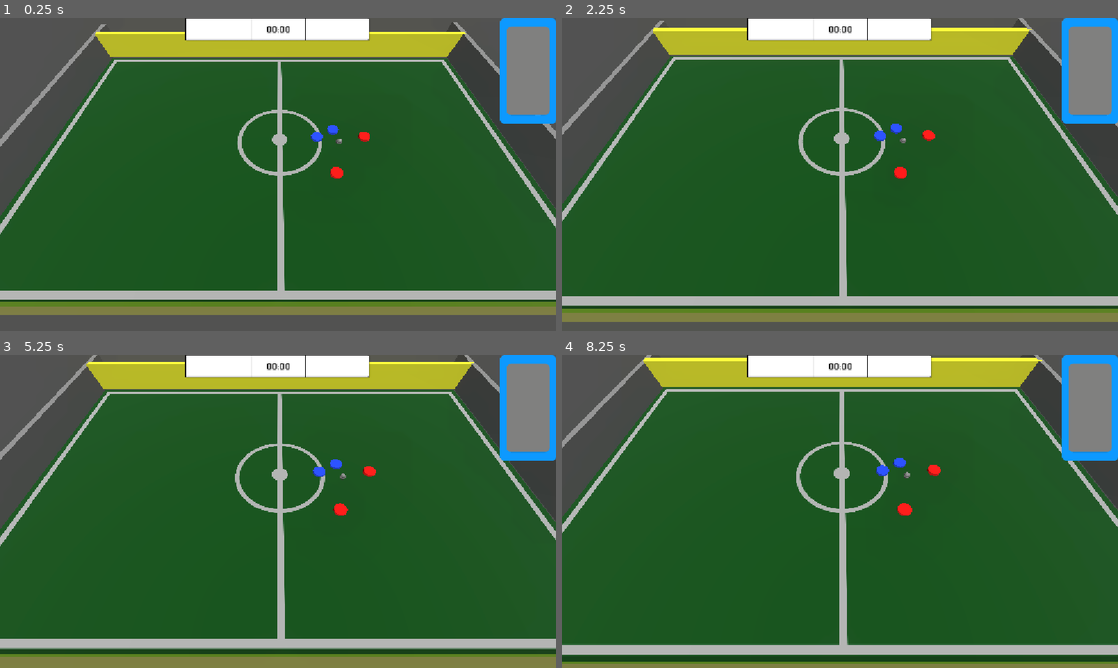
Above: before the commit, frames 1-4 (two rows, left to right).
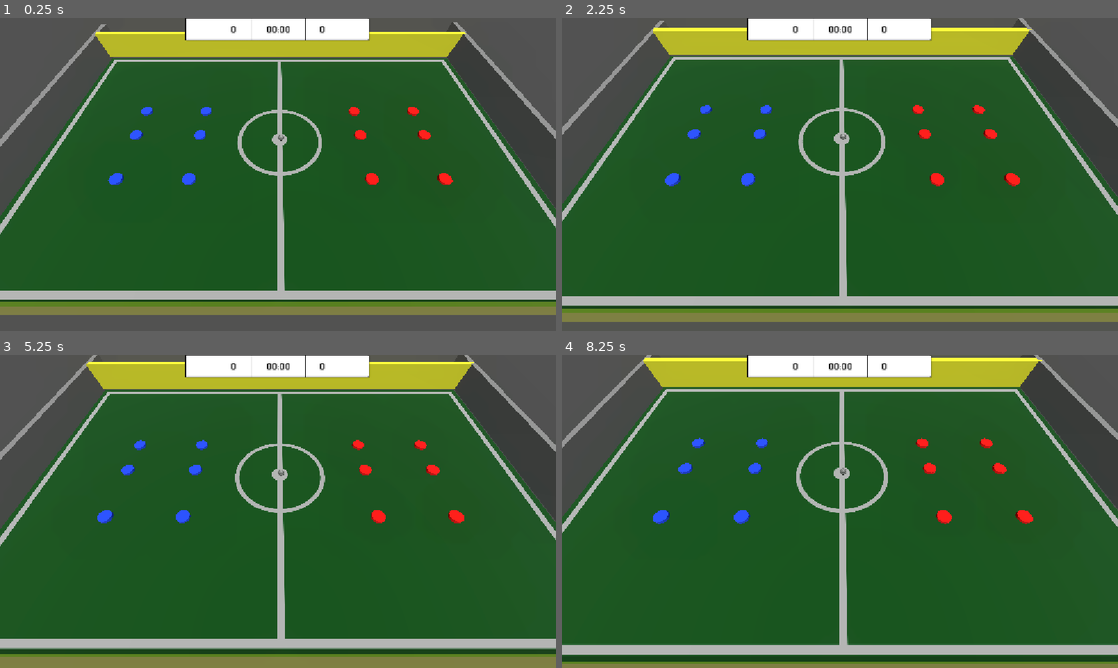
Above: after the commit, the same moments.

Repository: NevenIlincic/Disky_Football
Game: Godot game, scene res://Scenes/Test_Scene.tscn
Two runs of this game, one before a commit and one after it. Both use one fixed random seed, a clock stepped at 60 frames per second and the inputs below.
Inputs (mouse positions are in pixels of both pictures, inside the frame that each line leads up to):
- Up to frame 1 (0.25 s): no input
- Up to frame 2 (2.25 s): tap Enter at 0.5, 2 s; move the mouse to (962, 158) at 0.52 s; hold Right mouse button (camera_drag) 0.53-1.25 s; click (962, 158) at 0.67 s; tap Space at 1.25 s; drag from (728, 190) to (812, 237) at 1.27 s; move the mouse to (895, 105) at 2.02 s; tap Mouse wheel up (zoom_in) at 2.1 s; click (895, 105) at 2.17 s
- Up to frame 3 (5.25 s): tap Space at 2.75, 4.25 s; drag from (250, 574) to (111, 464) at 2.77 s; tap Enter at 3.5 s; move the mouse to (444, 558) at 3.52 s; hold Right mouse button (camera_drag) 3.53-4.25 s; click (444, 558) at 3.67 s; drag from (111, 464) to (194, 433) at 4.27 s; move the mouse to (305, 511) at 5.02 s; tap Mouse wheel up (zoom_in) at 5.1 s; click (305, 511) at 5.17 s
- Up to frame 4 (8.25 s): drag from (756, 433) to (728, 527) at 5.77 s; move the mouse to (962, 495) at 6.52 s; hold Right mouse button (camera_drag) 6.53-7.25 s; click (962, 495) at 6.67 s; drag from (728, 527) to (812, 574) at 7.27 s; move the mouse to (895, 442) at 8.02 s; tap Mouse wheel up (zoom_in) at 8.1 s; click (895, 442) at 8.17 s

The runs differ from the first frame. In frame 1, 4.3% of the frame differs, in the area x 19-100%, y 0-54%; in frame 2, 4.3%; in frame 3, 4.3%; in frame 4, 4.4%, in the area x 16-100%, y 0-54%.

Commit message:
[ADD] Scoring goals

Diff:
--- a/Scenes/Enemy/enemy.gd
+++ b/Scenes/Enemy/enemy.gd
@@ -18,6 +18,8 @@
 var settle_timer: float = 0.0
 
 var enemy_id: String
+
+var spawn_position: Vector3 = Vector3.ZERO
 
 func _ready() -> void:
 	enemy_id = str(Time.get_ticks_usec(),"_", randi())
@@ -55,3 +57,8 @@
 func _on_shooting_area_body_exited(body: Node3D) -> void:
 	if body is Ball:
 		is_ball_in_range = false
+
+func respawn_entity():
+	linear_velocity = Vector3.ZERO
+	angular_velocity = Vector3.ZERO
+	global_position = spawn_position
--- a/Scenes/Player/player.gd
+++ b/Scenes/Player/player.gd
@@ -25,6 +25,9 @@
 
 var move_state: MoveState = MoveState.IDLE
 var settle_timer: float = 0.0
+
+var spawn_position: Vector3 = Vector3.ZERO
+
 
 func _ready() -> void:
 	player_id = str(Time.get_ticks_usec(),"_", randi())
@@ -92,3 +95,8 @@
 func _on_shooting_area_body_exited(body: Node3D) -> void:
 	if body is Ball:
 		is_ball_in_range = false
+
+func respawn_entity():
+	linear_velocity = Vector3.ZERO
+	angular_velocity = Vector3.ZERO
+	global_position = spawn_position
--- /dev/null
+++ b/Scenes/Spawn_Points/Spawn_Point.tscn
@@ -0,0 +1,3 @@
+[gd_scene format=3 uid="uid://dy21s44mql3hn"]
+
+[node name="SpawnPoint" type="Marker3D" unique_id=479395819]
--- a/Scenes/Test_Scene.tscn
+++ b/Scenes/Test_Scene.tscn
@@ -122,6 +122,11 @@
 material = SubResource("StandardMaterial3D_jjc5n")
 orientation = 1
 
+[sub_resource type="BoxShape3D" id="BoxShape3D_moqms"]
+size = Vector3(25, 1, 25)
+
+[sub_resource type="BoxMesh" id="BoxMesh_fhwqp"]
+
 [node name="TestScene" type="Node3D" unique_id=289572320]
 script = ExtResource("1_4ms0o")
 
@@ -187,6 +192,7 @@
 stretch_mode = 0
 
 [node name="Power_Bar" type="TextureProgressBar" parent="HUD/Control" unique_id=1709766598]
+visible = false
 layout_mode = 1
 anchors_preset = 1
 anchor_left = 1.0
@@ -222,6 +228,26 @@
 horizontal_alignment = 1
 vertical_alignment = 1
 
+[node name="My_Score_Label" type="Label" parent="HUD/Control/Scoreboard" unique_id=1493903998]
+layout_mode = 0
+offset_left = -128.0
+offset_right = -56.0
+offset_bottom = 48.0
+theme_override_colors/font_color = Color(0, 0, 0, 1)
+text = "0"
+horizontal_alignment = 1
+vertical_alignment = 1
+
+[node name="Enemy_Score_Label" type="Label" parent="HUD/Control/Scoreboard" unique_id=1889100065]
+layout_mode = 0
+offset_left = 56.0
+offset_right = 128.0
+offset_bottom = 48.0
+theme_override_colors/font_color = Color(0, 0, 0, 1)
+text = "0"
+horizontal_alignment = 1
+vertical_alignment = 1
+
 [node name="DirectionalLight3D2" type="DirectionalLight3D" parent="." unique_id=1569401414]
 transform = Transform3D(0.08901034, -0.28847453, 0.95334136, 0.026817283, 0.9574876, 0.2872253, -0.9956696, -1.3998996e-10, 0.0929624, 39.462456, 17.136568, 0)
 light_energy = 0.2
@@ -233,7 +259,7 @@
 [node name="Field" type="Node3D" parent="." unique_id=1493409086]
 
 [node name="Ball" parent="Field" unique_id=1734501864 instance=ExtResource("7_mykrp")]
-transform = Transform3D(1, 0, 0, 0, 1, 0, 0, 0, 1, 10.102031, 0.5592249, 0.8023712)
+transform = Transform3D(1, 0, 0, 0, 1, 0, 0, 0, 1, -14.44498, 0.5592249, 0.8023712)
 
 [node name="Player2" parent="Field" unique_id=1067493788 instance=ExtResource("6_jq7r5")]
 transform = Transform3D(1, 0, 0, 0, 1, 0, 0, 0, 1, 6.3827057, 0.25, -0.3622365)
@@ -317,11 +343,138 @@
 process_material = SubResource("ParticleProcessMaterial_88mxo")
 draw_pass_1 = SubResource("QuadMesh_8c5ma")
 
-[node name="Enemy" parent="." unique_id=594854611 instance=ExtResource("19_kw30y")]
+[node name="Enemy" parent="Field" unique_id=594854611 instance=ExtResource("19_kw30y")]
 transform = Transform3D(1, 0, 0, 0, 1, 0, 0, 0, 1, 14.792366, 0.25000095, -0.4760313)
 
-[node name="Enemy2" parent="." unique_id=220316157 instance=ExtResource("19_kw30y")]
+[node name="Enemy2" parent="Field" unique_id=220316157 instance=ExtResource("19_kw30y")]
 transform = Transform3D(1, 0, 0, 0, 1, 0, 0, 0, 1, 8.8000965, 0.25, 7.0285044)
+
+[node name="Player3" parent="Field" unique_id=712125672 instance=ExtResource("6_jq7r5")]
+transform = Transform3D(1, 0, 0, 0, 1, 0, 0, 0, 1, -8.391686, 0.25, -10.641853)
+
+[node name="Player5" parent="Field" unique_id=141624038 instance=ExtResource("6_jq7r5")]
+transform = Transform3D(1, 0, 0, 0, 1, 0, 0, 0, 1, -17.932785, 0.25, 14.114393)
+
+[node name="Player7" parent="Field" unique_id=931571623 instance=ExtResource("6_jq7r5")]
+transform = Transform3D(1, 0, 0, 0, 1, 0, 0, 0, 1, -2.6495457, 0.25, -7.0221105)
+
+[node name="Player8" parent="Field" unique_id=388599708 instance=ExtResource("6_jq7r5")]
+transform = Transform3D(1, 0, 0, 0, 1, 0, 0, 0, 1, -11.041312, 0.25, 0.1139822)
+
+[node name="Enemy3" parent="Field" unique_id=1563098919 instance=ExtResource("19_kw30y")]
+transform = Transform3D(1, 0, 0, 0, 1, 0, 0, 0, 1, 25.702248, 0.25000095, -0.4760313)
+
+[node name="Enemy4" parent="Field" unique_id=1051785446 instance=ExtResource("19_kw30y")]
+transform = Transform3D(1, 0, 0, 0, 1, 0, 0, 0, 1, 19.709978, 0.25, 7.0285044)
+
+[node name="Enemy5" parent="Field" unique_id=258989362 instance=ExtResource("19_kw30y")]
+transform = Transform3D(1, 0, 0, 0, 1, 0, 0, 0, 1, 33.34957, 0.25000095, -0.4760313)
+
+[node name="Enemy6" parent="Field" unique_id=1913305084 instance=ExtResource("19_kw30y")]
+transform = Transform3D(1, 0, 0, 0, 1, 0, 0, 0, 1, 27.3573, 0.25, 7.0285044)
+
+[node name="Ball_Spawn_Position" type="Marker3D" parent="Field" unique_id=151517408]
+transform = Transform3D(1, 0, 0, 0, 1, 0, 0, 0, 1, 0, 0.72427344, 0)
+
+[node name="Enemy_Goal_Area" type="Area3D" parent="Field" unique_id=2134216025]
+transform = Transform3D(1, 0, 0, 0, 1, 0, 0, 0, 1, -32.679996, 0.9903586, 6.5155277)
+input_ray_pickable = false
+
+[node name="CollisionShape3D" type="CollisionShape3D" parent="Field/Enemy_Goal_Area" unique_id=1736844605]
+shape = SubResource("BoxShape3D_moqms")
+
+[node name="My_Goal_Area" type="Area3D" parent="Field" unique_id=755957837]
+transform = Transform3D(1, 0, 0, 0, 1, 0, 0, 0, 1, 32.176174, 0.9903586, 6.5155277)
+input_ray_pickable = false
+
+[node name="CollisionShape3D" type="CollisionShape3D" parent="Field/My_Goal_Area" unique_id=1307680466]
+shape = SubResource("BoxShape3D_moqms")
+
+[node name="My_Formation_3-3" type="Node3D" parent="." unique_id=325232636]
+
+[node name="MeshInstance3D" type="MeshInstance3D" parent="My_Formation_3-3" unique_id=576862967]
+transform = Transform3D(1, 0, 0, 0, 1, 0, 0, 0, 1, -25.830086, 0.19691789, 8.168045)
+visible = false
+mesh = SubResource("BoxMesh_fhwqp")
+
+[node name="Marker3D" type="Marker3D" parent="My_Formation_3-3/MeshInstance3D" unique_id=108779331 groups=["my_spawn_point"]]
+
+[node name="MeshInstance3D2" type="MeshInstance3D" parent="My_Formation_3-3" unique_id=1867023492]
+transform = Transform3D(1, 0, 0, 0, 1, 0, 0, 0, 1, -25.830086, 0.19691789, -0.80334044)
+visible = false
+mesh = SubResource("BoxMesh_fhwqp")
+
+[node name="Marker3D" type="Marker3D" parent="My_Formation_3-3/MeshInstance3D2" unique_id=1731486141 groups=["my_spawn_point"]]
+
+[node name="MeshInstance3D3" type="MeshInstance3D" parent="My_Formation_3-3" unique_id=34735779]
+transform = Transform3D(1, 0, 0, 0, 1, 0, 0, 0, 1, -25.830086, 0.19691789, -6.8007593)
+visible = false
+mesh = SubResource("BoxMesh_fhwqp")
+
+[node name="Marker3D" type="Marker3D" parent="My_Formation_3-3/MeshInstance3D3" unique_id=1231091107 groups=["my_spawn_point"]]
+
+[node name="MeshInstance3D4" type="MeshInstance3D" parent="My_Formation_3-3" unique_id=1514179135]
+transform = Transform3D(1, 0, 0, 0, 1, 0, 0, 0, 1, -14.436373, 0.19691789, 8.168045)
+visible = false
+mesh = SubResource("BoxMesh_fhwqp")
+
+[node name="Marker3D" type="Marker3D" parent="My_Formation_3-3/MeshInstance3D4" unique_id=1174298005 groups=["my_spawn_point"]]
+
+[node name="MeshInstance3D5" type="MeshInstance3D" parent="My_Formation_3-3" unique_id=104587273]
+transform = Transform3D(1, 0, 0, 0, 1, 0, 0, 0, 1, -14.436373, 0.19691789, -0.80334044)
+visible = false
+mesh = SubResource("BoxMesh_fhwqp")
+
+[node name="Marker3D" type="Marker3D" parent="My_Formation_3-3/MeshInstance3D5" unique_id=774754550 groups=["my_spawn_point"]]
+
+[node name="MeshInstance3D6" type="MeshInstance3D" parent="My_Formation_3-3" unique_id=891240367]
+transform = Transform3D(1, 0, 0, 0, 1, 0, 0, 0, 1, -14.436373, 0.19691789, -6.8007593)
+visible = false
+mesh = SubResource("BoxMesh_fhwqp")
+
+[node name="Marker3D" type="Marker3D" parent="My_Formation_3-3/MeshInstance3D6" unique_id=1328682005 groups=["my_spawn_point"]]
+
+[node name="Enemy_Formation_3-3" type="Node3D" parent="." unique_id=1966085787]
+transform = Transform3D(1, 0, 0, 0, 1, 0, 0, 0, 1, 39.997684, 0, 0)
+visible = false
+
+[node name="MeshInstance3D" type="MeshInstance3D" parent="Enemy_Formation_3-3" unique_id=2045404571]
+transform = Transform3D(1, 0, 0, 0, 1, 0, 0, 0, 1, -25.830086, 0.19691789, 8.168045)
+mesh = SubResource("BoxMesh_fhwqp")
+
+[node name="Marker3D" type="Marker3D" parent="Enemy_Formation_3-3/MeshInstance3D" unique_id=1704453596 groups=["enemy_spawn_point"]]
+
+[node name="MeshInstance3D2" type="MeshInstance3D" parent="Enemy_Formation_3-3" unique_id=877489396]
+transform = Transform3D(1, 0, 0, 0, 1, 0, 0, 0, 1, -25.830086, 0.19691789, -0.80334044)
+mesh = SubResource("BoxMesh_fhwqp")
+
+[node name="Marker3D" type="Marker3D" parent="Enemy_Formation_3-3/MeshInstance3D2" unique_id=1897165056 groups=["enemy_spawn_point"]]
+
+[node name="MeshInstance3D3" type="MeshInstance3D" parent="Enemy_Formation_3-3" unique_id=684566840]
+transform = Transform3D(1, 0, 0, 0, 1, 0, 0, 0, 1, -25.830086, 0.19691789, -6.8007593)
+mesh = SubResource("BoxMesh_fhwqp")
+
+[node name="Marker3D" type="Marker3D" parent="Enemy_Formation_3-3/MeshInstance3D3" unique_id=885583505 groups=["enemy_spawn_point"]]
+
+[node name="MeshInstance3D4" type="MeshInstance3D" parent="Enemy_Formation_3-3" unique_id=1081456200]
+transform = Transform3D(1, 0, 0, 0, 1, 0, 0, 0, 1, -14.436373, 0.19691789, 8.168045)
+mesh = SubResource("BoxMesh_fhwqp")
+
+[node name="Marker3D" type="Marker3D" parent="Enemy_Formation_3-3/MeshInstance3D4" unique_id=375947246 groups=["enemy_spawn_point"]]
+
+[node name="MeshInstance3D5" type="MeshInstance3D" parent="Enemy_Formation_3-3" unique_id=179630236]
+transform = Transform3D(1, 0, 0, 0, 1, 0, 0, 0, 1, -14.436373, 0.19691789, -0.80334044)
+mesh = SubResource("BoxMesh_fhwqp")
+
+[node name="Marker3D" type="Marker3D" parent="Enemy_Formation_3-3/MeshInstance3D5" unique_id=1869786567 groups=["enemy_spawn_point"]]
+
+[node name="MeshInstance3D6" type="MeshInstance3D" parent="Enemy_Formation_3-3" unique_id=101426269]
+transform = Transform3D(1, 0, 0, 0, 1, 0, 0, 0, 1, -14.436373, 0.19691789, -6.8007593)
+mesh = SubResource("BoxMesh_fhwqp")
+
+[node name="Marker3D" type="Marker3D" parent="Enemy_Formation_3-3/MeshInstance3D6" unique_id=1158522272 groups=["enemy_spawn_point"]]
 
 [connection signal="toggled" from="HUD/Control/Buttons/Kick_Button" to="." method="_on_kick_button_toggled"]
 [connection signal="toggled" from="HUD/Control/Buttons/Move_Player_Button" to="." method="_on_move_player_button_toggled"]
+[connection signal="body_entered" from="Field/Enemy_Goal_Area" to="." method="_on_enemy_goal_area_body_entered"]
+[connection signal="body_entered" from="Field/My_Goal_Area" to="." method="_on_my_goal_area_body_entered"]
--- a/Scenes/tennis_ball.gd
+++ b/Scenes/tennis_ball.gd
@@ -23,7 +23,7 @@
 var has_finished_move: bool = false
 var went_over: bool = false
 
-
+var spawn_position: Vector3 = Vector3.ZERO
 
 func _integrate_forces(state: PhysicsDirectBodyState3D) -> void:
 	var linear_velocity_length = state.linear_velocity.length()
@@ -64,3 +64,8 @@
 	fire_effect.emit_effects()
 	wave_effect.emitting = true
 	has_finished_move = false
+
+func respawn_entity():
+	linear_velocity = Vector3.ZERO
+	angular_velocity = Vector3.ZERO
+	global_position = spawn_position
--- a/Scenes/test_scene.gd
+++ b/Scenes/test_scene.gd
@@ -13,9 +13,13 @@
 
 #@onready var player: Player = $Player
 @onready var ball: Ball = $Field/Ball
+@onready var ball_spawn_position: Marker3D = $Field/Ball_Spawn_Position
 
 
 var selected_player: Player
+
+var my_spawn_points: Array[Marker3D] = []
+var enemy_spawn_points: Array[Marker3D] = []
 
 #@onready var shooting_indicator: Sprite3D = $Shooting_Indicator
 
@@ -41,6 +45,13 @@
 var players: Array[Player]
 var enemies: Array[Enemy]
 
+var has_game_started: bool = false
+
+var my_score: int = 0
+var enemy_score: int = 0
+@onready var my_score_label: Label = $HUD/Control/Scoreboard/My_Score_Label
+@onready var enemy_score_label: Label = $HUD/Control/Scoreboard/Enemy_Score_Label
+
 func _unhandled_input(event: InputEvent) -> void:
 	if Input.is_action_just_pressed("drag"):
 		if selected_player and (selected_player.is_moving or selected_player.is_shooting):
@@ -52,6 +63,43 @@
 		is_dragging = false
 		do_action()
 
+
+func reset_entities_position():
+
+	for player: Player in players:
+		player.respawn_entity()
+
+	for enemy: Enemy in enemies:
+		enemy.respawn_entity()
+	ball.respawn_entity()
+	await get_tree().physics_frame
+
+	if not is_my_turn:
+		await get_tree().create_timer(1.0).timeout
+		has_game_started = true
+		handle_enemy_turn()
+
+func spawn_players():
+	for my_spawn_point in get_tree().get_nodes_in_group("my_spawn_point"):
+		my_spawn_points.append(my_spawn_point)
+	for enemy_spawn_point in get_tree().get_nodes_in_group("enemy_spawn_point"):
+		enemy_spawn_points.append(enemy_spawn_point)
+
+	for i in range(0, players.size()):
+		var player_spawn_position: Vector3 = my_spawn_points[i].global_position
+		var enemy_spawn_position: Vector3 = enemy_spawn_points[i].global_position
+
+		players[i].global_position = player_spawn_position
+		enemies[i].global_position = enemy_spawn_position
+
+		players[i].spawn_position = player_spawn_position
+		enemies[i].spawn_position = enemy_spawn_position
+
+	var ball_spawn_position: Vector3 = ball_spawn_position.global_position
+	ball.global_position = ball_spawn_position
+	ball.spawn_position = ball_spawn_position
+
+	has_game_started = true
 
 func _ready() -> void:
 	ball.finished_move.connect(_on_ball_finished_move)
@@ -72,6 +120,7 @@
 		enemy.continued_move.connect(_on_enemy_continued_move)
 		num_enemies += 1
 
+	spawn_players()
 func _on_enemy_continued_move(enemy: Enemy):
 	_on_move_continued()
 
@@ -116,7 +165,7 @@
 		#_reset_elements_in_action()
 
 func _process(delta: float) -> void:
-	if is_action:
+	if is_action and has_game_started:
 		time_passed += delta * 10
 
 		var minutes: int = int(time_passed) / 60
@@ -223,6 +272,8 @@
 	selected_player.shooting_area_indicator.visible = true
 
 func handle_enemy_turn():
+	if not has_game_started:
+		return
 	var is_ball_in_range: bool = false
 	var closest_enemy_from_ball: Enemy
 	var closest_enemy_distance_from_ball: float = INF
@@ -272,3 +323,24 @@
 			kick_button.set_pressed_no_signal(false)
 		else:
 			selected_player.set_player_not_moving()
+
+
+func _on_enemy_goal_area_body_entered(body: Node3D) -> void:
+	if body is Ball:
+		enemy_score += 1
+		enemy_score_label.text = str(enemy_score)
+		is_action = false
+		has_game_started = false
+		await get_tree().create_timer(2.0).timeout.connect(reset_entities_position)
+		has_game_started = true
+		is_my_turn = true
+
+
+func _on_my_goal_area_body_entered(body: Node3D) -> void:
+	if body is Ball:
+		my_score += 1
+		my_score_label.text = str(my_score)
+		is_action = false
+		has_game_started = false
+		is_my_turn = false
+		await get_tree().create_timer(2.0).timeout.connect(reset_entities_position)
--- a/project.godot
+++ b/project.godot
@@ -60,6 +60,11 @@
 "events": [Object(InputEventMouseButton,"resource_local_to_scene":false,"resource_name":"","device":-1,"window_id":0,"a …(259 unchanged characters)…
 ]
 }
+restart={
+"deadzone": 0.2,
+"events": [Object(InputEventKey,"resource_local_to_scene":false,"resource_name":"","device":-1,"window_id":0,"alt_pressed":false,"shift_pressed":false,"ctrl_pressed":false,"meta_pressed":false,"pressed":false,"keycode":0,"physical_keycode":82,"key_label":0,"unicode":114,"location":0,"echo":false,"script":null)
+]
+}
 
 [physics]
 
